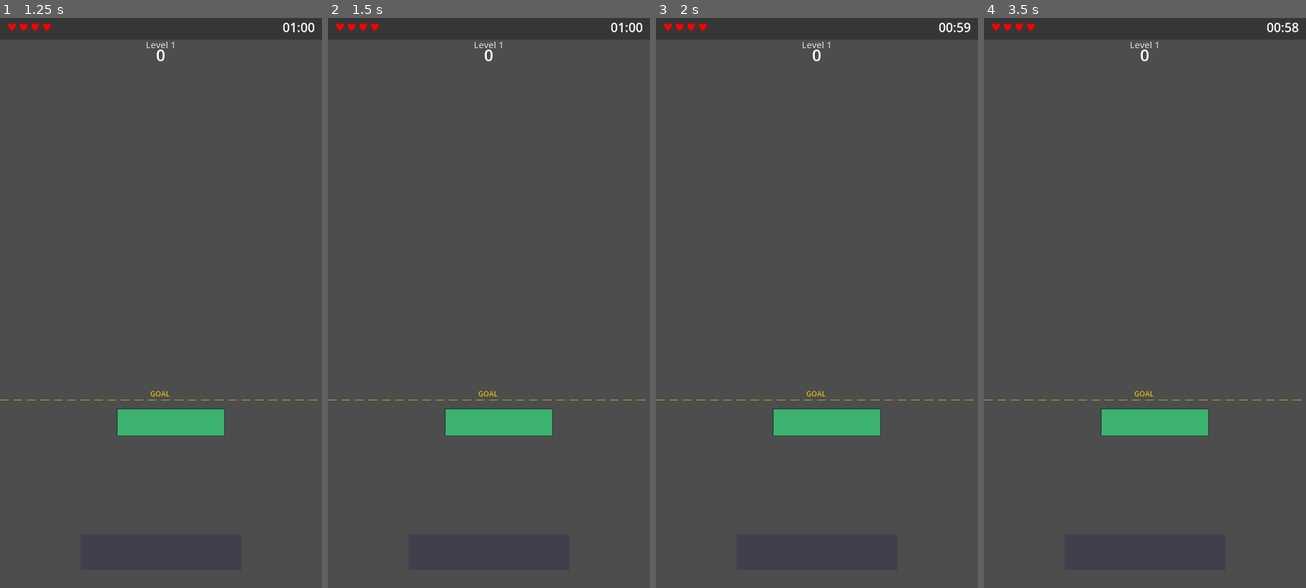
Above: before the commit, frames 1-4 (left to right).
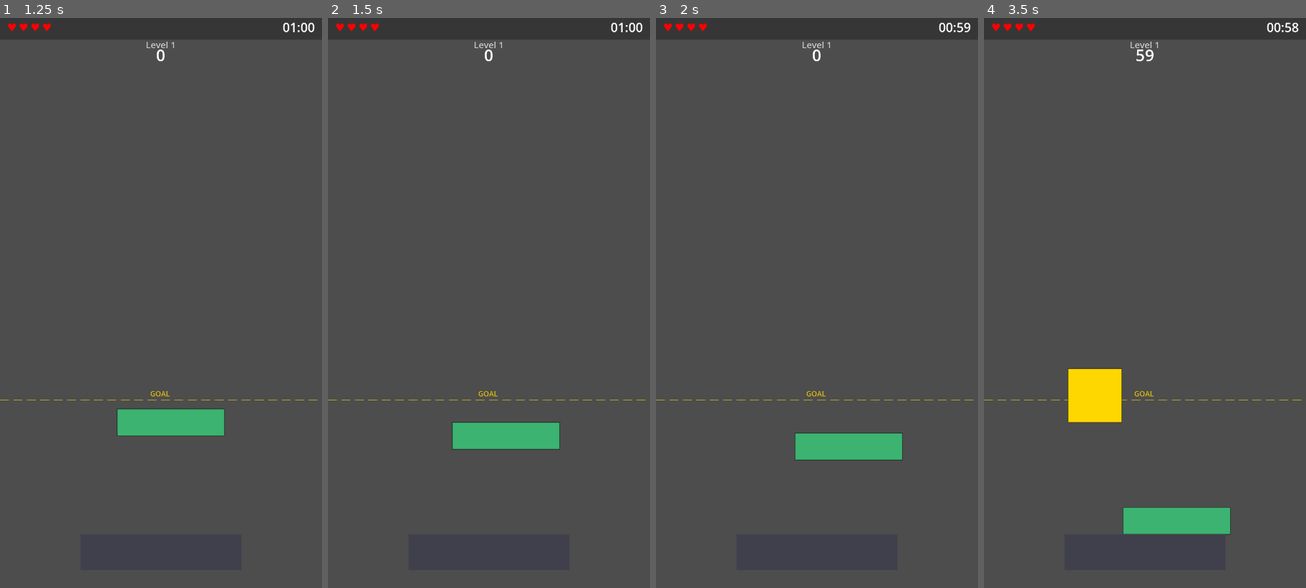
Above: after the commit, the same moments.

Repository: PartlyWhole/ToppleClone
Game: Godot game, scene res://main/main.tscn
Two runs of this game, one before a commit and one after it. Both use one fixed random seed, a clock stepped at 60 frames per second and the inputs below.
Inputs (mouse positions are in pixels of both pictures, inside the frame that each line leads up to):
- Up to frame 1 (1.25 s): click "PLAY" at 0.5 s
- Up to frame 2 (1.5 s): tap Enter at 1.25 s; drag from (498, 422) to (521, 177) at 1.27 s
- Up to frame 3 (2 s): no input
- Up to frame 4 (3.5 s): drag from (1080, 331) to (1128, 417) at 2.02 s; move the mouse to (1177, 177) at 2.77 s; tap Ctrl at 2.85 s; click (1177, 177) at 2.92 s

Frame 1 is identical in both runs. In frame 2, 1.8% of the frame differs, in the area x 36-72%, y 68-76%; in frame 3, 3.0%; in frame 4, 4.7%, in the area x 26-77%, y 5-91%.

Commit message:
fix: keep collision_layer on spawned blocks so input_pickable works
Only zero collision_mask (ignores other bodies) instead of both
layer and mask. Layer stays at 1 so click detection still works.

Co-Authored-By: Claude Opus 4.6 (1M context) <noreply@anthropic.com>

Diff:
--- a/features/gameplay/scripts/game_manager.gd
+++ b/features/gameplay/scripts/game_manager.gd
@@ -152,7 +152,6 @@
 	block.block_color = BLOCK_COLORS[_rng.randi() % BLOCK_COLORS.size()]
 	block.freeze = true
 	block.gravity_scale = 0.0
-	block.collision_layer = 0
 	block.collision_mask = 0
 	block.drag_ceiling_y = spawn_y
 	block.drag_started.connect(_on_new_block_dragged.bind(block), CONNECT_ONE_SHOT)
@@ -165,7 +164,6 @@
 		return
 	block.freeze = false
 	block.gravity_scale = 1.0
-	block.collision_layer = 1
 	block.collision_mask = 1
 	get_tree().create_timer(SPAWN_DELAY).timeout.connect(_spawn_block)
 
